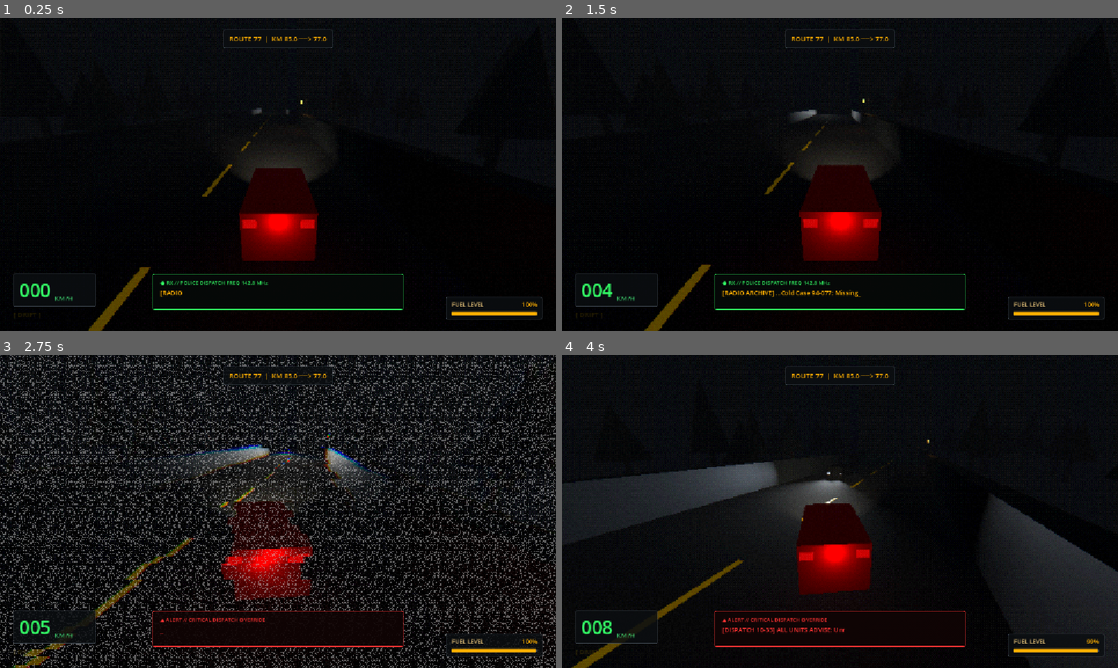
Above: before the commit, frames 1-4 (two rows, left to right).
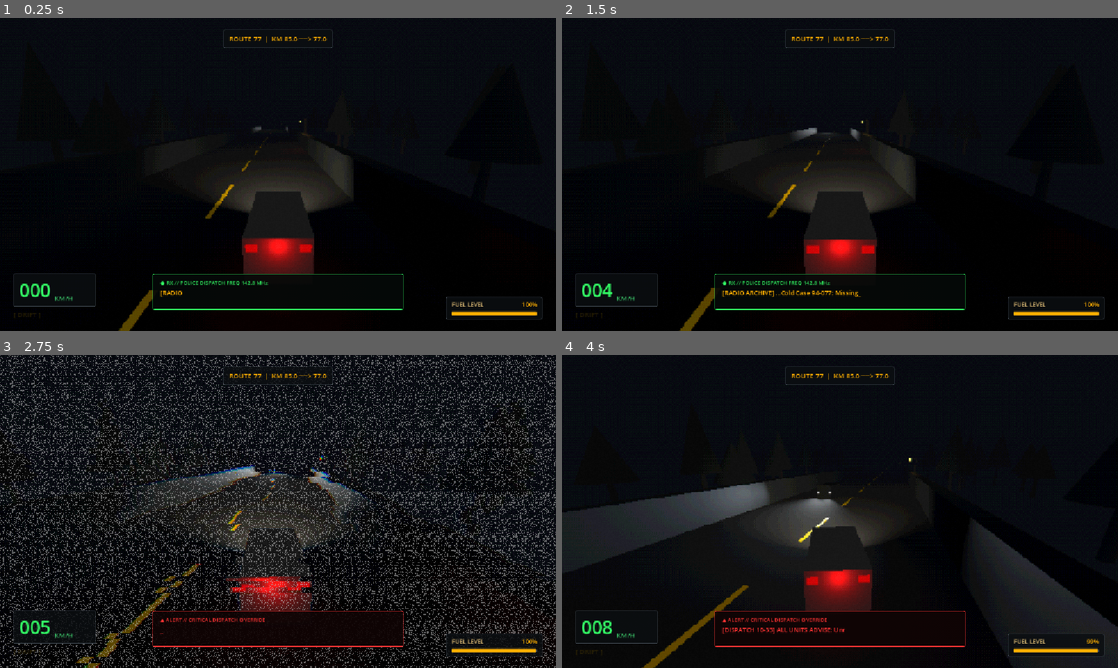
Above: after the commit, the same moments.

Repository: sebavidal10/km77
Game: Godot game, scene res://world.tscn
Two runs of this game, one before a commit and one after it. Both use one fixed random seed, a clock stepped at 60 frames per second and the inputs below.
Inputs:
- Up to frame 1 (0.25 s): no input
- Up to frame 2 (1.5 s): hold Right (steer_right) 0.53-1.28 s; hold E (interact) 0.53-1.28 s; hold S (brake) from 1.28 s (still down); tap E (interact) at 1.35 s
- Up to frame 3 (2.75 s): release S (brake) at 2.03 s; hold Right (steer_right) from 2.03 s (still down); hold E (interact) from 2.03 s (still down)
- Up to frame 4 (4 s): release Right (steer_right) at 2.78 s; release E (interact) at 2.78 s; hold W (accelerate) 2.78-3.53 s; tap E (interact) at 2.85 s; hold A (steer_left) from 3.53 s (still down); hold E (interact) from 3.53 s (still down)

The runs differ from the first frame. In frame 1, 5.8% of the frame differs, in the area x 15-64%, y 26-100%; in frame 2, 6.3%; in frame 3, 36%, in the area x 0-100%, y 0-100%; in frame 4, 14%.

Commit message:
feat(van): change van to white and smooth out steering progressive physics

Diff:
--- a/chase_camera.gd
+++ b/chase_camera.gd
@@ -23,10 +23,10 @@
 	# 1. Smoothly follow the CameraTarget position
 	global_position = global_position.lerp(target_node.global_position, follow_speed * delta)
 
-	# 2. Orient camera towards vehicle heading
+	# 2. Orient camera towards vehicle heading and upcoming road
 	var van_node := target_node.get_parent() as Node3D
 	if van_node:
-		var look_target: Vector3 = van_node.global_position + Vector3.UP * 1.0
+		var look_target: Vector3 = van_node.global_position + (Vector3.UP * 0.5) - (van_node.global_transform.basis.z * 6.0)
 		var target_transform: Transform3D = transform.looking_at(look_target, Vector3.UP)
 		transform.basis = transform.basis.slerp(target_transform.basis, rotation_speed * delta)
 
--- a/post_process.gd
+++ b/post_process.gd
@@ -4,8 +4,8 @@
 const Van = preload("res://van.gd")
 
 @export_group("Retro Shader Settings")
-## Target pixelation resolution. Defaults to 480x270 for authentic PSX ratio.
-@export var target_resolution: Vector2 = Vector2(480.0, 270.0):
+## Target pixelation resolution. Defaults to 640x360 for crisp retro widescreen.
+@export var target_resolution: Vector2 = Vector2(640.0, 360.0):
 	set(val):
 		target_resolution = val
 		_update_uniform("target_resolution", val)
@@ -17,25 +17,25 @@
 		_update_uniform("color_depth", val)
 
 ## Intensity of 8x8 Bayer matrix ordered dithering.
-@export var dither_intensity: float = 0.85:
+@export var dither_intensity: float = 0.42:
 	set(val):
 		dither_intensity = val
 		_update_uniform("dither_intensity", val)
 
 ## Intensity of analog noise/grain.
-@export var grain_intensity: float = 0.035:
+@export var grain_intensity: float = 0.016:
 	set(val):
 		grain_intensity = val
 		_update_uniform("grain_intensity", val)
 
 ## Intensity of CRT scanlines.
-@export var scanline_intensity: float = 0.06:
+@export var scanline_intensity: float = 0.025:
 	set(val):
 		scanline_intensity = val
 		_update_uniform("scanline_intensity", val)
 
 ## Base chromatic aberration lens distortion.
-@export var base_chromatic_aberration: float = 0.0015:
+@export var base_chromatic_aberration: float = 0.0008:
 	set(val):
 		base_chromatic_aberration = val
 		_update_uniform("chromatic_aberration", val)
--- a/shaders/psx_retro.gdshader
+++ b/shaders/psx_retro.gdshader
@@ -3,12 +3,12 @@
 uniform sampler2D screen_texture : hint_screen_texture, repeat_disable, filter_linear;
 
 uniform bool enable_pixelation = true;
-uniform vec2 target_resolution = vec2(480.0, 270.0);
+uniform vec2 target_resolution = vec2(640.0, 360.0);
 uniform float color_depth : hint_range(4.0, 64.0, 1.0) = 32.0;
-uniform float dither_intensity : hint_range(0.0, 2.0, 0.05) = 0.85;
-uniform float grain_intensity : hint_range(0.0, 0.2, 0.005) = 0.035;
-uniform float scanline_intensity : hint_range(0.0, 0.5, 0.01) = 0.06;
-uniform float chromatic_aberration : hint_range(0.0, 0.05, 0.0005) = 0.0015;
+uniform float dither_intensity : hint_range(0.0, 2.0, 0.05) = 0.42;
+uniform float grain_intensity : hint_range(0.0, 0.2, 0.005) = 0.016;
+uniform float scanline_intensity : hint_range(0.0, 0.5, 0.01) = 0.025;
+uniform float chromatic_aberration : hint_range(0.0, 0.05, 0.0005) = 0.0008;
 uniform float static_glitch_intensity : hint_range(0.0, 1.0, 0.01) = 0.0;
 uniform float saturation : hint_range(0.5, 2.0, 0.05) = 1.15;
 
--- a/van.gd
+++ b/van.gd
@@ -27,14 +27,14 @@
 @export var acceleration_rate: float = 7.5
 ## Deceleration rate applied when pressing the service brake (m/s^2).
 @export var braking_force: float = 14.0
-## Steering wheel turn speed in radians/s towards player input.
-@export var steer_speed: float = 3.2
+## Steering wheel turn speed in radians/s towards player input (smooth progressive rate).
+@export var steer_speed: float = 1.8
 ## Steering wheel auto-center speed in radians/s when steering input is released.
-@export var steer_return_speed: float = 4.8
-## Maximum front wheel steering angle in radians (approx 32 degrees).
-@export var max_steer_angle: float = deg_to_rad(32.0)
-## High-speed steering ratio (reduces max steer angle at top speed to avoid uncontrollable spins).
-@export var high_speed_steer_ratio: float = 0.35
+@export var steer_return_speed: float = 2.6
+## Maximum front wheel steering angle in radians (approx 28 degrees).
+@export var max_steer_angle: float = deg_to_rad(28.0)
+## High-speed steering ratio (reduces max steer angle at top speed to avoid violent snaps).
+@export var high_speed_steer_ratio: float = 0.20
 ## Base vehicle wheelbase in meters used for bicycle steering geometry.
 @export var wheelbase: float = 3.3
 
@@ -186,6 +186,14 @@
 		if taillight_right:
 			taillight_right.material_override = _taillight_mat
 
+	# Ensure van body is weathered commercial white (#E0E0E0)
+	if visual_mesh and visual_mesh.get_surface_override_material(0) == null:
+		var white_mat := StandardMaterial3D.new()
+		white_mat.albedo_color = Color(0.88, 0.88, 0.88, 1.0)
+		white_mat.roughness = 0.82
+		white_mat.metallic = 0.05
+		visual_mesh.set_surface_override_material(0, white_mat)
+
 func _physics_process(delta: float) -> void:
 	is_drifting = Input.is_action_pressed("handbrake")
 
@@ -316,10 +324,10 @@
 	# 4. Restore headlights and taillights
 	if headlight_left:
 		headlight_left.visible = true
-		headlight_left.light_energy = 10.0
+		headlight_left.light_energy = 12.0
 	if headlight_right:
 		headlight_right.visible = true
-		headlight_right.light_energy = 10.0
+		headlight_right.light_energy = 12.0
 	left_headlight_broken = false
 	right_headlight_broken = false
 
@@ -595,9 +603,11 @@
 	# 1. Speed-sensitive steering: scale down max steer angle at high speeds to prevent violent snap spins
 	var speed_ratio: float = clampf(abs_fwd_speed / max_speed, 0.0, 1.0)
 	var base_max_angle: float = deg_to_rad(max_steer_angle) if max_steer_angle > 1.5 else max_steer_angle
-	var dynamic_max_angle: float = base_max_angle * lerpf(1.0, high_speed_steer_ratio, speed_ratio)
-
-	# 2. Smooth steering accumulator: progressive turn in and natural self-centering
+	# Nonlinear progressive curve: high stability at highway speed, nimble at parking/low speeds
+	var speed_steer_factor: float = lerpf(1.0, high_speed_steer_ratio, pow(speed_ratio, 0.75))
+	var dynamic_max_angle: float = base_max_angle * speed_steer_factor
+
+	# 2. Smooth steering accumulator: progressive turn in with heavy van inertia and natural return
 	var target_steer_angle: float = steer_input * dynamic_max_angle
 	if absf(steer_input) > 0.01:
 		current_steer_angle = move_toward(current_steer_angle, target_steer_angle, steer_speed * delta)
@@ -613,8 +623,8 @@
 	if motion_speed < min_steer_speed:
 		return
 
-	# 4. Turn rate calculation based on bicycle geometry (v / L) and steering angle
-	var turn_factor := clampf(motion_speed / wheelbase, 0.0, 7.0)
+	# 4. Turn rate calculation based on bicycle geometry (v / L) with damped high-speed yaw
+	var turn_factor := clampf(motion_speed / wheelbase, 0.0, 2.8)
 	var effective_oversteer: float = 1.0
 
 	if is_drifting:
--- a/world.tscn
+++ b/world.tscn
@@ -15,7 +15,9 @@
 size = Vector3(2, 1.5, 4)
 
 [sub_resource type="StandardMaterial3D" id="StandardMaterial3D_f3sb7"]
-albedo_color = Color(1, 0, 0, 1)
+albedo_color = Color(0.88, 0.88, 0.88, 1)
+roughness = 0.82
+metallic = 0.05
 
 [sub_resource type="StandardMaterial3D" id="StandardMaterial3D_taillight"]
 albedo_color = Color(0.85, 0.05, 0.05, 1)
@@ -46,12 +48,12 @@
 [sub_resource type="ShaderMaterial" id="ShaderMaterial_psx"]
 shader = ExtResource("6_shader")
 shader_parameter/enable_pixelation = true
-shader_parameter/target_resolution = Vector2(480, 270)
+shader_parameter/target_resolution = Vector2(640, 360)
 shader_parameter/color_depth = 32.0
-shader_parameter/dither_intensity = 0.85
-shader_parameter/grain_intensity = 0.035
-shader_parameter/scanline_intensity = 0.06
-shader_parameter/chromatic_aberration = 0.0015
+shader_parameter/dither_intensity = 0.42
+shader_parameter/grain_intensity = 0.016
+shader_parameter/scanline_intensity = 0.025
+shader_parameter/chromatic_aberration = 0.0008
 shader_parameter/static_glitch_intensity = 0.0
 shader_parameter/saturation = 1.15
 
@@ -80,19 +82,19 @@
 [node name="HeadlightLeft" type="SpotLight3D" parent="Van" unique_id=615601642]
 transform = Transform3D(1, 0, 0, 0, 0.9781476, 0.2079117, 0, -0.2079117, 0.9781476, -0.8, 0.6, -2.2)
 light_color = Color(1, 0.9490196, 0.8, 1)
-light_energy = 10.0
-spot_range = 45.0
-spot_angle = 32.0
+light_energy = 12.0
+spot_range = 58.0
+spot_angle = 58.0
 
 [node name="HeadlighRight" type="SpotLight3D" parent="Van" unique_id=608761848]
 transform = Transform3D(1, 0, 0, 0, 0.9781476, 0.2079117, 0, -0.2079117, 0.9781476, 0.8, 0.6, -2.2)
 light_color = Color(1, 0.9490196, 0.8, 1)
-light_energy = 10.0
-spot_range = 45.0
-spot_angle = 32.0
+light_energy = 12.0
+spot_range = 58.0
+spot_angle = 58.0
 
 [node name="CameraTarget" type="Node3D" parent="Van" unique_id=615025000]
-transform = Transform3D(1, 0, 0, 0, 1, 0, 0, 0, 1, 0, 3.2, 6.5)
+transform = Transform3D(1, 0, 0, 0, 1, 0, 0, 0, 1, 0, 3.8, 7.0)
 
 [node name="TaillightLeft" type="MeshInstance3D" parent="Van" unique_id=615601650]
 transform = Transform3D(1, 0, 0, 0, 1, 0, 0, 0, 1, -0.75, 0.45, 2.01)
Not shown, added: post_process.gd.uid
Not shown, added: shaders/psx_retro.gdshader.uid
